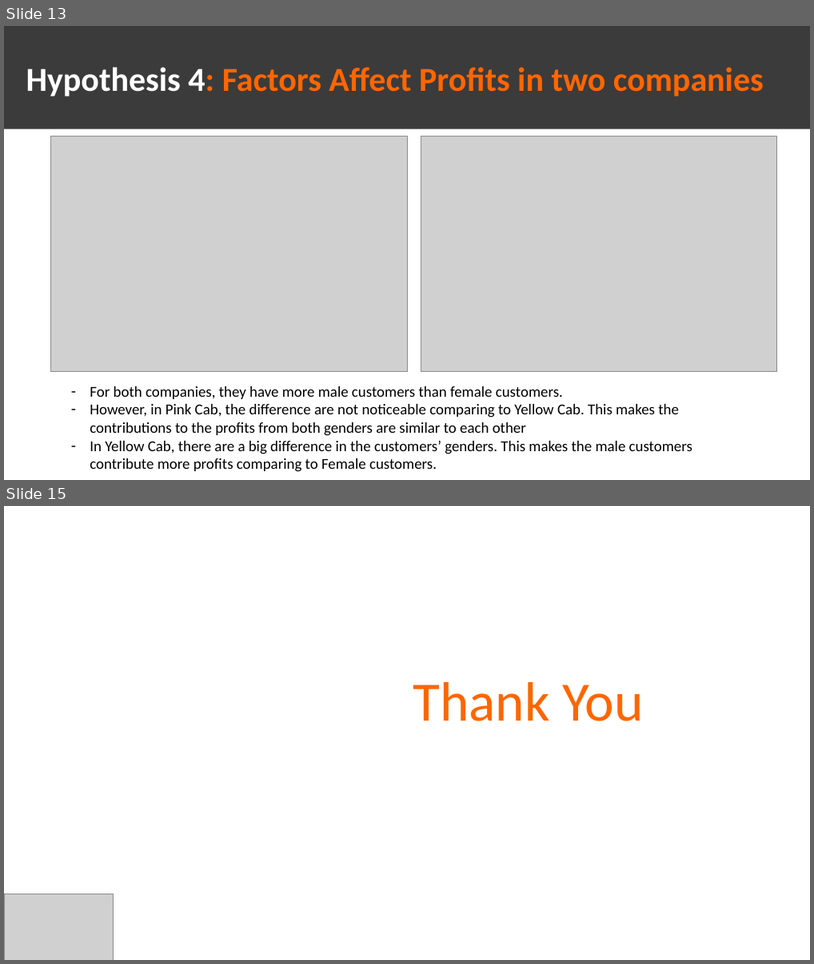
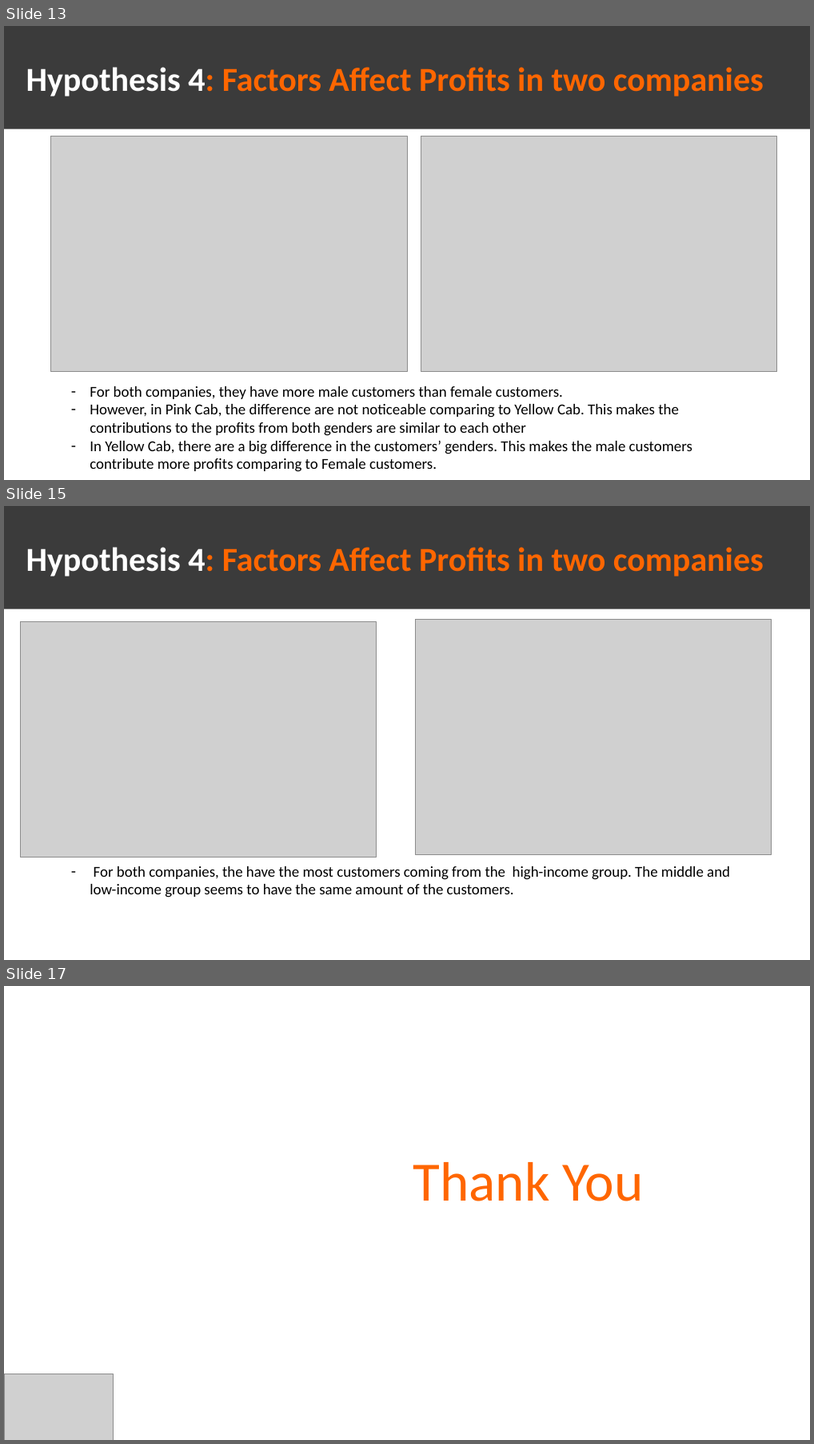
Before and after one commit to qngyn/DataGlacier, a slide deck: Week3/G2M_presentation.pptx. Shown one above the other, each under a label of ours: slides 13 and 15 before the commit, slides 13, 15 and 17 after it; the slides between them are not shown. The pictures are 814x964 and 814x1444 pixels, drawn with LibreOffice and Linux fonts; fonts in the diff are those of the drawing; grey boxes stand for pictures. Boxes give left, top, right and bottom in pixels: in the first picture for what was removed or moved away, otherwise in the second. Text is boxed around its words. In the diff, an @@ line names an element or a change of style, - is before the commit and + after.

Commit message:
Hypothesis 4 done

```diff
--- a/Week3/G2M_presentation.pptx
+++ b/Week3/G2M_presentation.pptx
@@ slide 15 added at <box>4,506,810,960</box>, background #FFFFFF @@
@@ rectangle added at <box>4,506,810,608</box>, fill #3B3B3B @@
@@ title added at <box>26,547,764,576</box>, 40 pt, text #FF6600, bold @@
+Hypothesis 4: Factors Affect Profits in two companies
@@ picture added at <box>20,621,377,857</box> @@
@@ picture added at <box>415,619,772,855</box> @@
@@ text added at <box>90,866,730,897</box>, 18 pt, text #000000 @@
+– For both companies, the have the most customers coming from the high-income group. The middle and low-income group seems to have the same amount of the customers.
@@ what was slide 15 is now slide 17 @@
```
Also in this commit, not shown: 1 other slide added, 5 other files.
